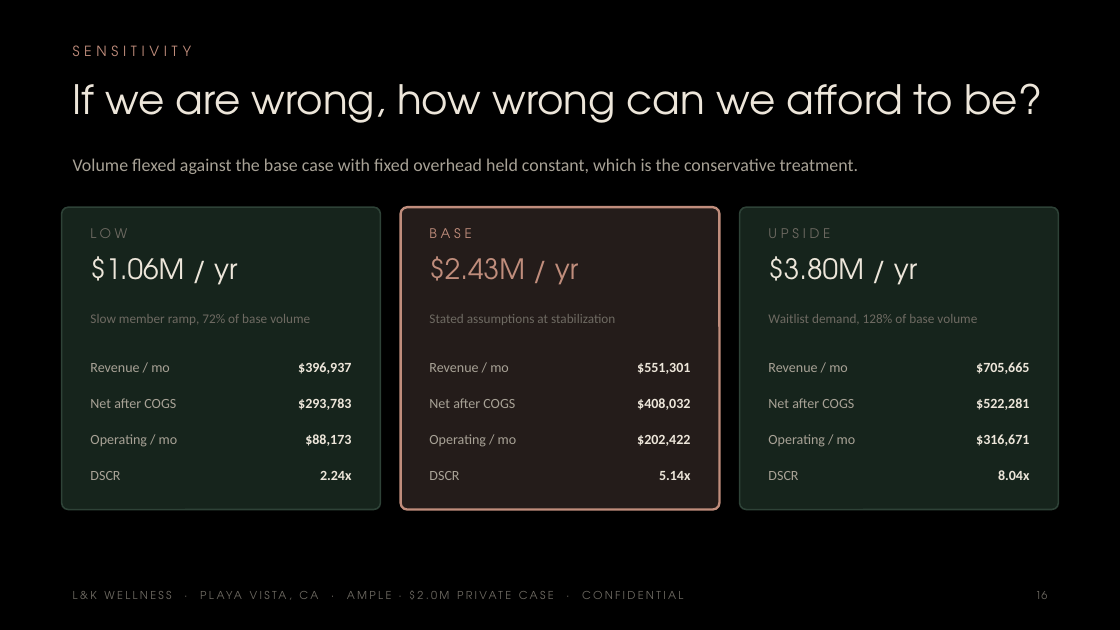
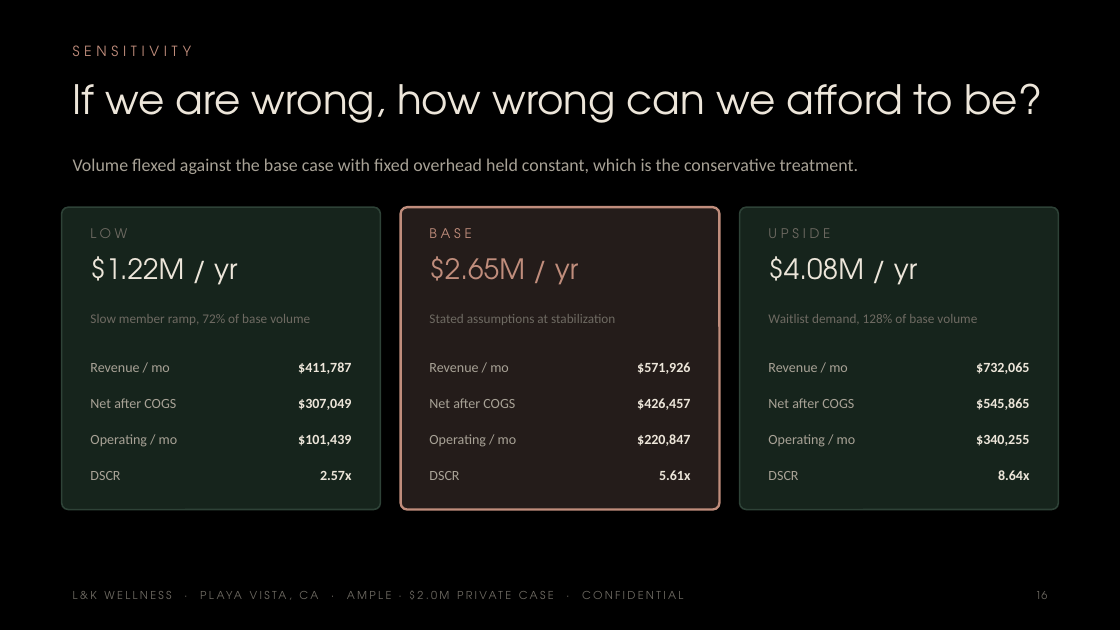
Before and after one commit to apexalpha811/2mil_ample, a slide deck: slide 16 of 2.0mil_ample.pptx. Drawn at 1120x630 pixels with LibreOffice and Linux fonts; fonts in the diff are those of the drawing. Boxes give left, top, right and bottom in pixels: in the first picture for what was removed or moved away, otherwise in the second. Text is boxed around its words. In the diff, an @@ line names an element or a change of style, - is before the commit and + after.

```diff
--- a/2.0mil_ample.pptx
+++ b/2.0mil_ample.pptx
@@ text at (x1=90, y1=256, x2=237, y2=285): text changed @@
-$1.06M / yr
+$1.22M / yr
@@ text at (x1=429, y1=256, x2=578, y2=285): text changed @@
-$2.43M / yr
+$2.65M / yr
@@ text at (x1=768, y1=256, x2=917, y2=285): text changed @@
-$3.80M / yr
+$4.08M / yr
@@ text at (x1=298, y1=362, x2=351, y2=374): text changed @@
-$396,937
+$411,787
@@ text at (x1=637, y1=362, x2=690, y2=374): text changed @@
-$551,301
+$571,926
@@ text at (x1=976, y1=362, x2=1029, y2=374): text changed @@
-$705,665
+$732,065
@@ text at (x1=298, y1=399, x2=351, y2=410): text changed @@
-$293,783
+$307,049
@@ text at (x1=637, y1=398, x2=690, y2=410): text changed @@
-$408,032
+$426,457
@@ text at (x1=976, y1=398, x2=1029, y2=410): text changed @@
-$522,281
+$545,865
@@ text at (x1=298, y1=435, x2=351, y2=446): text changed @@
-$88,173
+$101,439
@@ text at (x1=637, y1=434, x2=690, y2=446): text changed @@
-$202,422
+$220,847
@@ text at (x1=976, y1=435, x2=1029, y2=446): text changed @@
-$316,671
+$340,255
@@ text at (x1=320, y1=471, x2=351, y2=480): text changed @@
-2.24x
+2.57x
@@ text at (x1=659, y1=470, x2=690, y2=480): text changed @@
-5.14x
+5.61x
@@ text at (x1=998, y1=470, x2=1029, y2=480): text changed @@
-8.04x
+8.64x
```
Also in this commit, not shown: 12 other slides changed, 5 other files.
